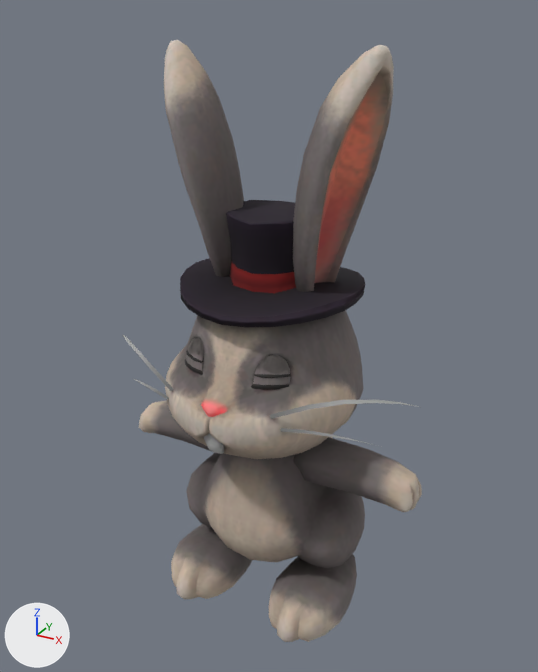
A saved change to the glTF model public/models/Rabbit/Rabbit.glb.
The view is the same before and after, from a camera (50 mm lens) standing at (2.39, -4.42, 4.41) and looking at (-0.05, 0.0, 2.2). The lights are fixed; the arrows at lower left show +X, +Y and +Z. The first picture is the older version. Where no turn or scale is listed for an object, it has been applied to the vertices. Vertices at exactly the same position are counted once.

Before the edit, the objects in view are built like this:
```python
me_mesh = bpy.data.meshes.new('Mesh')
me_mesh.from_pydata(...)  # 1393 vertices, 2684 faces; spans x -1.2..1.2, y -0.92..0.87, z 0.0..4.22
me_mesh.materials.append(mat_bodymt)
me_mesh_001 = bpy.data.meshes.new('Mesh.001')
me_mesh_001.from_pydata(...)  # 44 vertices, 36 faces; spans x -1.22..1.22, y -0.77..-0.26, z 1.79..2.17
me_mesh_001.materials.append(mat_mustachemt)
me_mesh_003 = bpy.data.meshes.new('Mesh.003')
me_mesh_003.from_pydata(...)  # 92 vertices, 152 faces; spans x -0.415..0.415, y -0.68..-0.483, z 2.108..2.343
me_mesh_003.materials.append(mat_bodymt_002)
ob_eyelib2__bodymt = bpy.data.objects.new('EyeLib2__BodyMT', me_mesh_003)
ob_eyelib2__bodymt.location = (0.0, 0.0, 0.0)
ob_rabbit__bodymt = bpy.data.objects.new('Rabbit__BodyMT', me_mesh)
ob_rabbit__bodymt.location = (0.0, 0.0, 0.0)
ob_rabbit__mustachemt = bpy.data.objects.new('Rabbit__MustacheMT', me_mesh_001)
ob_rabbit__mustachemt.location = (0.0, 0.0, 0.0)
```
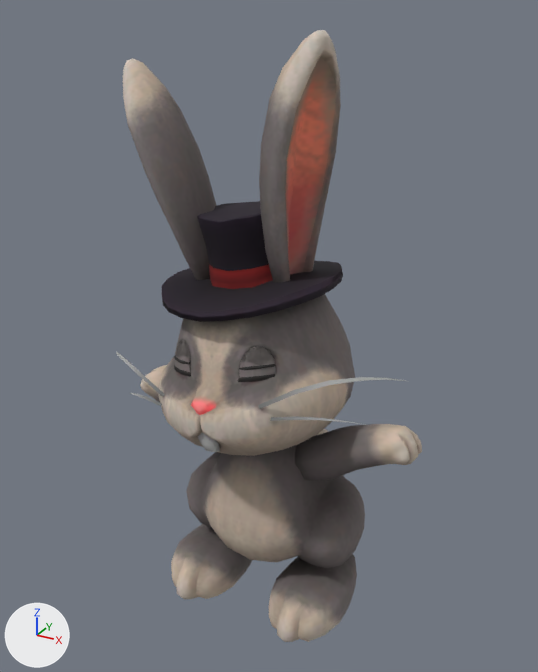
What changed in the scene script:
```text
Change me_mesh:
    used by ob_rabbit__bodymt; location = (0.0, 0.0, 0.0)
    remove me_mesh.from_pydata(...)  # 1393 vertices, 2684 faces; spans x -1.2..1.2, y -0.92..0.87, z 0.0..4.22
    add me_mesh.from_pydata(...)  # 1393 vertices, 2684 faces; spans x -1.17..1.17, y -0.92..0.87, z 0.0..4.29
    me_mesh part 1: the loose piece of 121 vertices spanning x -0.65..0.65, y -0.72..0.65, z 2.47..3.15 is turned -8 degrees about the y axis through its middle, then moved by (-0.19, 0.0, -0.01)
    me_mesh part 2: the loose piece of 231 vertices spanning x -0.7..0.7, y -0.92..0.59, z 1.39..2.65 is turned -8 degrees about the y axis through its middle, then moved by (-0.08, 0.0, -0.01)
    me_mesh part 3: the loose piece of 106 vertices spanning x -0.78..-0.2, y -0.39..0.25, z 2.55..4.22 is turned -8 degrees about the y axis through its middle, then moved by (-0.27, 0.0, -0.09)
    me_mesh part 4: the loose piece of 106 vertices spanning x 0.2..0.78, y -0.39..0.25, z 2.55..4.22 is turned -8 degrees about the y axis through its middle, then moved by (-0.28, 0.0, 0.05)
    me_mesh part 5: the loose piece of 19 vertices spanning x -0.1..0.1, y -0.9..-0.78, z 1.65..1.91 is turned -8 degrees about the y axis through its middle, then moved by (-0.05, 0.0, 0.0)
    me_mesh part 6: 198 of 1393 vertices moved; they spanned x -1.2..1.2, y -0.24..0.15, z 1.1..1.47 and now span x -1.17..1.17, y -0.24..0.15, z 1.11..1.74; mean shift (0.0, 0.0, 0.28); largest move (-1.19, 0.04, 1.19) -> (-1.15, 0.04, 1.61)
    other edits to the shape of me_mesh do not show in these pictures
```

What differs and where, as boxes [x1, y1, x2, y2] in the pictures (538 x 672 px; the box of a moved part takes in the faces that stretch with it):
'Rabbit__BodyMT', reshaped: before [139, 40, 422, 642]; after [122, 30, 422, 642]
part 1 of me_mesh, moved or reshaped: before [180, 200, 365, 327]; after [162, 201, 343, 322]
part 2 of me_mesh, moved or reshaped: before [165, 310, 364, 459]; after [158, 294, 355, 456]
part 3 of me_mesh, moved or reshaped: before [164, 40, 244, 277]; after [122, 59, 216, 280]
part 4 of me_mesh, moved or reshaped: before [293, 44, 394, 292]; after [259, 30, 341, 283]
part 5 of me_mesh, moved or reshaped: before [204, 433, 225, 454]; after [198, 433, 220, 452]
part 6 of me_mesh, moved or reshaped: before [139, 400, 422, 512]; after [140, 365, 422, 481]
